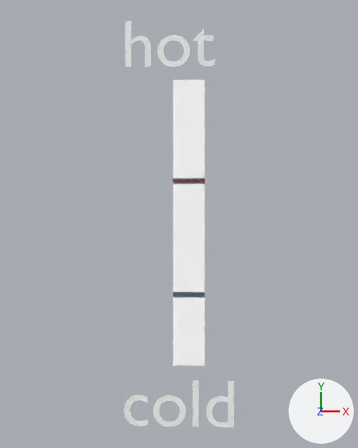
Renders of the Blender file oop.blend from each side of a commit.
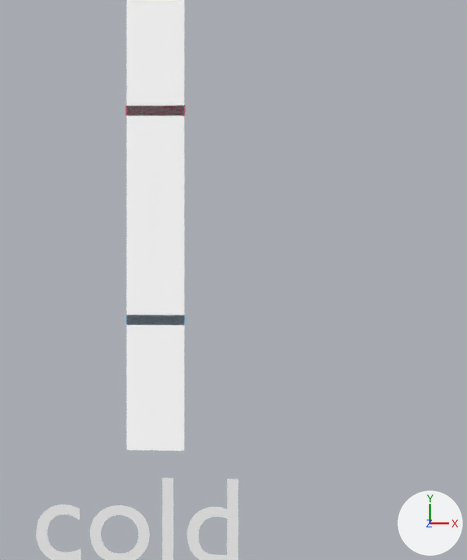
There are two pictures of each version: one whole from a 50 mm lens placed at (0.17, 0.01, 7.31), pointed at (-0.15, -0.02, 0.0), one close up on the part from 29% to 100% of the width and 27% to 95% of the height. Arrows for +X, +Y and +Z are at lower right; the lights stay in place.

Objects in the first close-up: 'Text.001', 'culture_1', 'culture_2', 'kernel'.
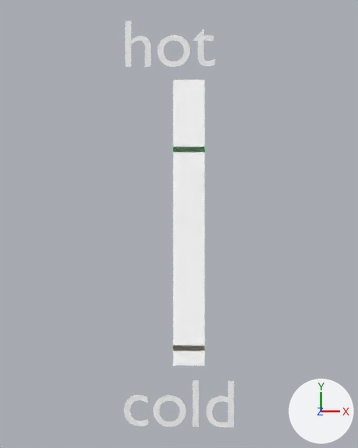
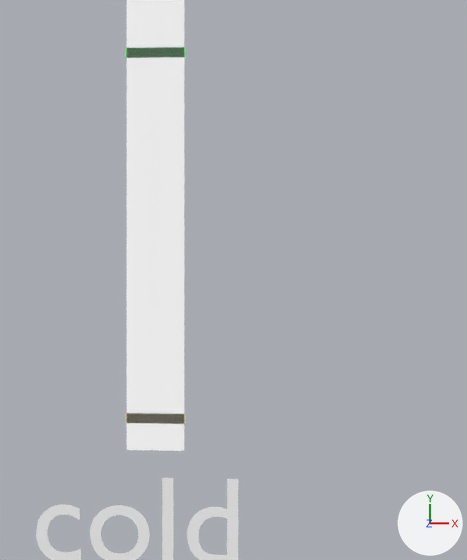
Boxes (x1, y1, x2, y2) around the edits, measured in the close-ups (467 x 560 px):
'culture_2', moved: before (125, 105, 186, 116); after (125, 47, 186, 58)
'culture_1', moved: before (125, 315, 186, 325); after (125, 413, 186, 424)

The change, as a list of edits to the scene's bpy script:
```text
Change ob_culture_2:
    ob_culture_2.location: (0.0, 0.613, 0.0) -> (0.0, 1.076, 0.0)
Change ob_culture_1:
    ob_culture_1.location: (0.0, -1.058, 0.0) -> (0.0, -1.844, 0.0)
```
